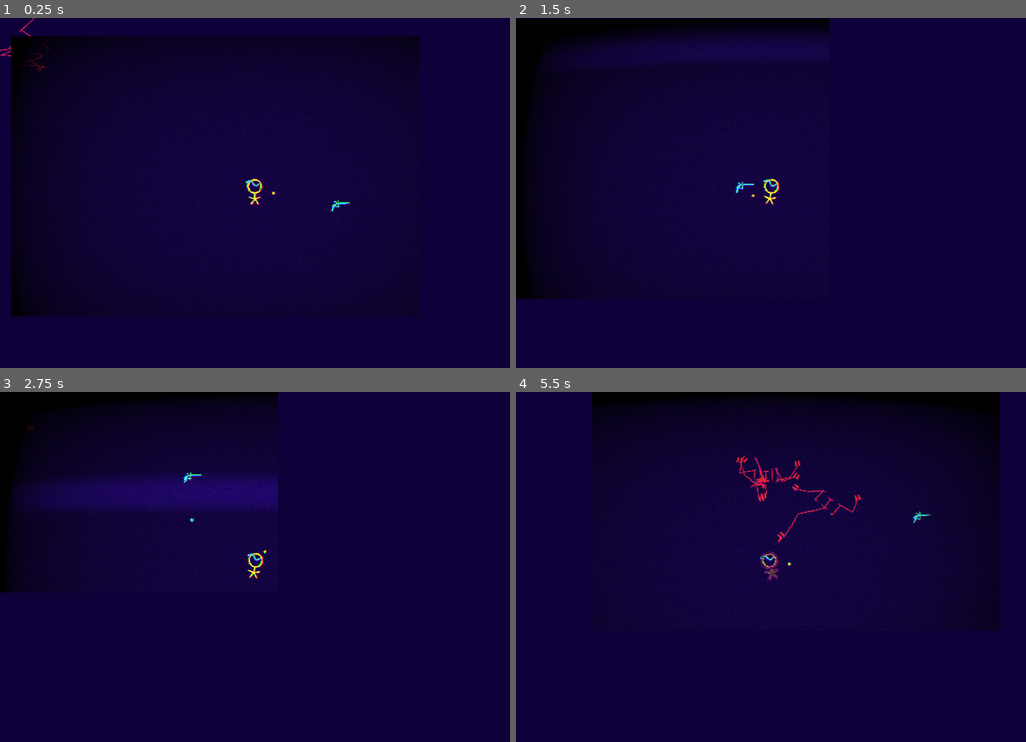
Above: before the commit, frames 1-4 (two rows, left to right).
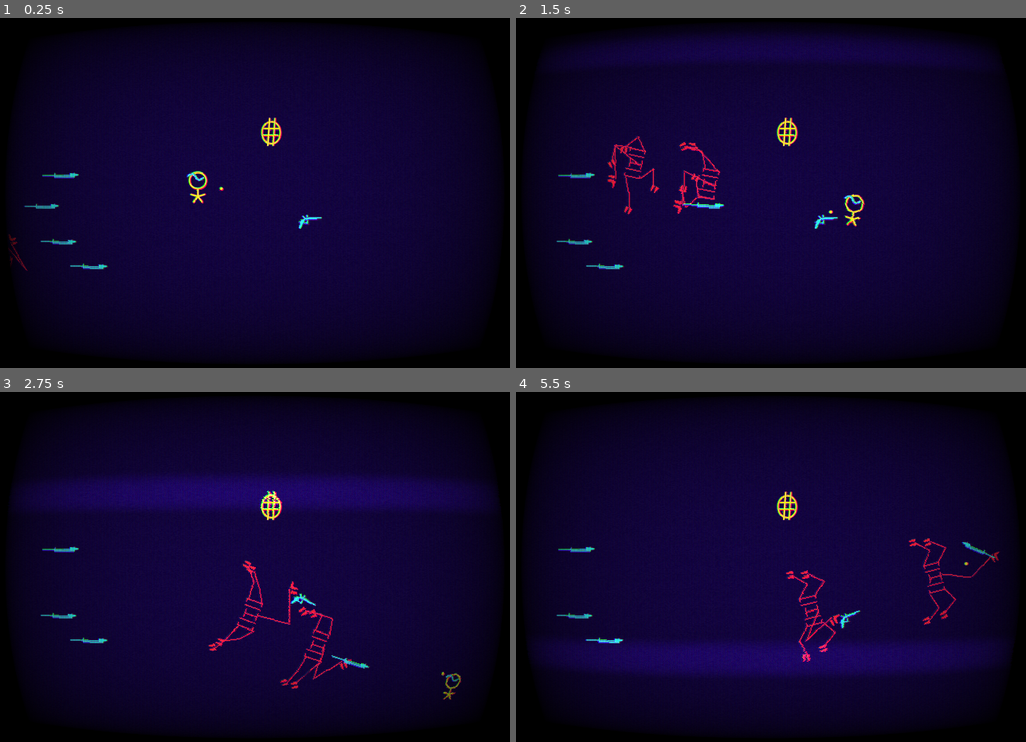
Above: after the commit, the same moments.

Repository: dollythecamus/GJPlus-Recife-2025-10
Game: Godot game, scene res://prototyping.tscn
The game is run twice, just before and just after one commit, with the same random seed, the same clock (stepped at 60 frames per second) and the same inputs. This scene is started directly instead of the project's main scene.
Inputs (mouse positions are in pixels of both pictures, inside the frame that each line leads up to):
- Up to frame 1 (0.25 s): no input
- Up to frame 2 (1.5 s): move the mouse to (883, 175) at 0.52 s; hold D (move_right) 0.53-1.28 s; click (883, 175) at 0.6 s; tap E (pick) at 0.8, 1.35 s; move the mouse to (669, 210) at 1.27 s; hold S (move_down) from 1.28 s (still down)
- Up to frame 3 (2.75 s): tap Space (roll) at 1.55, 2.1 s; move the mouse to (306, 490) at 2.02 s; release S (move_down) at 2.03 s; hold D (move_right) from 2.03 s (still down); click (306, 490) at 2.3 s
- Up to frame 4 (5.5 s): move the mouse to (745, 637) at 2.77 s; release D (move_right) at 2.78 s; hold W (move_up) 2.78-3.53 s; click (745, 637) at 2.85 s; tap E (pick) at 3.05, 3.6, 5.3 s; move the mouse to (924, 619) at 3.52 s; hold A (move_left) 3.53-5.03 s; tap Space (roll) at 3.8, 4.35 s; move the mouse to (618, 514) at 4.27 s; click (618, 514) at 4.55 s; move the mouse to (796, 567) at 5.02 s; hold S (move_down) from 5.03 s (still down); click (796, 567) at 5.1 s

The runs differ from the first frame. In frame 1, 23% of the frame differs, in the area x 0-100%, y 0-100%; in frame 2, 19%; in frame 3, 24%; in frame 4, 27%.

Commit message:
post jam 6

Diff:
--- a/gjp-godot-project/Enemy/AI/AI.gd
+++ b/gjp-godot-project/Enemy/AI/AI.gd
@@ -1,4 +1,5 @@
 extends Node
+class_name BotAI
 
 @onready var target = get_parent().target
 @onready var mover = get_parent().mover
--- a/gjp-godot-project/Enemy/builds/Arm.gd
+++ b/gjp-godot-project/Enemy/builds/Arm.gd
@@ -36,15 +36,13 @@
 	if n.target == null:
 		return
 
-	if picked:
+	if picked != null:
 		if rc >= release_cycle:
 			release()
 			rc = 0
 
-		iktarget.position = iktargetrest.position
-
 	if c >= attack_cycle:
-		if picked:
+		if picked != null:
 			var a = picked.get_node_or_null("Attack")
 			if a == null:
 				release()
@@ -52,8 +50,10 @@
 				a.attack()
 				if a is Shooter:
 					n.AI.do_ranged_mode()
+					iktarget.position = iktargetrest.position
 				else:
 					n.AI.do_melee_mode()
+					stab()
 		else:
 			stab()
 		c = 0
@@ -65,6 +65,7 @@
 	if picked:
 		picked.get_node("Pickable").release()
 		picked = null
+		n.AI.mode = BotAI.MODES.MELEE
 
 func stab():
 	var p = iktarget.global_position
--- a/gjp-godot-project/Enemy/builds/arm.tscn
+++ b/gjp-godot-project/Enemy/builds/arm.tscn
@@ -76,15 +76,16 @@
 [node name="arms" type="Node2D" parent="Skeleton"]
 
 [node name="arm10" type="Node2D" parent="Skeleton/arms"]
-rotation = 1.0432166
+rotation = 1.0432163
 scale = Vector2(0.99999976, 0.99999976)
 
 [node name="arm2" type="Node2D" parent="Skeleton/arms/arm10"]
-position = Vector2(37, -18)
-rotation = -1.0480853
+position = Vector2(37, -17.999998)
+rotation = -1.0480851
+scale = Vector2(0.99999994, 0.99999994)
 
 [node name="arm3" type="Node2D" parent="Skeleton/arms/arm10/arm2"]
-position = Vector2(-18.999996, -37)
+position = Vector2(-18.999996, -36.999996)
 
 [node name="l2" type="Label" parent="Skeleton/arms/arm10/arm2/arm3"]
 texture_filter = 1
--- a/gjp-godot-project/Objects/Weapons/blastgun.tscn
+++ b/gjp-godot-project/Objects/Weapons/blastgun.tscn
@@ -2,11 +2,11 @@
 
 [ext_resource type="Script" uid="uid://c06bwdrxfw41f" path="res://Scripts/point.gd" id="1_igdab"]
 [ext_resource type="LabelSettings" uid="uid://dmim8nkbsapak" path="res://Objects/Weapons/weapons.tres" id="2_n1ebl"]
+[ext_resource type="Script" uid="uid://cweog4vcvfmuc" path="res://Scripts/rate.gd" id="3_lec0r"]
 [ext_resource type="Script" uid="uid://dvttpxrkbop7h" path="res://Scripts/pickable.gd" id="3_nlyoc"]
 [ext_resource type="Script" uid="uid://brtc2oowy8obq" path="res://Scripts/move.gd" id="4_v83hv"]
 [ext_resource type="Script" uid="uid://cyu3wkwgwcpgk" path="res://Objects/Weapons/shooter.gd" id="5_qetip"]
 [ext_resource type="PackedScene" uid="uid://7lgnorjhco0c" path="res://Objects/Weapons/Projectiles/blastBullet.tscn" id="6_igdab"]
-[ext_resource type="PackedScene" uid="uid://q51seqx2xlt" path="res://Objects/Weapons/rate.tscn" id="7_5ygeh"]
 [ext_resource type="AudioStream" uid="uid://b2dx4vrslyhu7" path="res://Sound/sfx/Audio 7.mp3" id="8_lec0r"]
 
 [sub_resource type="CircleShape2D" id="CircleShape2D_7fmhn"]
@@ -194,9 +194,10 @@
 [node name="point" type="Node2D" parent="Pointer"]
 position = Vector2(49, 0)
 
-[node name="Rate" parent="Pointer" instance=ExtResource("7_5ygeh")]
+[node name="Rate" type="Node2D" parent="Pointer"]
 visible = false
 position = Vector2(43, 0)
+script = ExtResource("3_lec0r")
 color = Color(0.74509805, 0.08235294, 0.8784314, 1)
 
 [node name="Pickable" type="Area2D" parent="." node_paths=PackedStringArray("move", "point")]
--- a/gjp-godot-project/Objects/Weapons/melee.tscn
+++ b/gjp-godot-project/Objects/Weapons/melee.tscn
@@ -128,8 +128,8 @@
 script = ExtResource("4_l1odu")
 inertia = NodePath("../Pointer/Inertia")
 speed = 500.0
-acceleration = 1100.0
-friction = 0.94
+acceleration = 1500.0
+friction = 0.82
 metadata/_custom_type_script = "uid://brtc2oowy8obq"
 
 [node name="Attack" type="Node" parent="." node_paths=PackedStringArray("pointer", "mover")]
--- a/gjp-godot-project/Objects/Weapons/pistol.tscn
+++ b/gjp-godot-project/Objects/Weapons/pistol.tscn
@@ -1,12 +1,12 @@
 [gd_scene load_steps=10 format=3 uid="uid://g1jidhsjrkag"]
 
 [ext_resource type="Script" uid="uid://c06bwdrxfw41f" path="res://Scripts/point.gd" id="2_wqlkq"]
+[ext_resource type="Script" uid="uid://cweog4vcvfmuc" path="res://Scripts/rate.gd" id="3_3nlhr"]
 [ext_resource type="LabelSettings" uid="uid://dmim8nkbsapak" path="res://Objects/Weapons/weapons.tres" id="3_i040i"]
 [ext_resource type="Script" uid="uid://dvttpxrkbop7h" path="res://Scripts/pickable.gd" id="4_041lk"]
 [ext_resource type="Script" uid="uid://brtc2oowy8obq" path="res://Scripts/move.gd" id="5_f87xa"]
 [ext_resource type="Script" uid="uid://cyu3wkwgwcpgk" path="res://Objects/Weapons/shooter.gd" id="6_wqlkq"]
 [ext_resource type="PackedScene" uid="uid://b8ahs3owuq1lg" path="res://Objects/Weapons/Projectiles/bullet1.tscn" id="7_i040i"]
-[ext_resource type="PackedScene" uid="uid://q51seqx2xlt" path="res://Objects/Weapons/rate.tscn" id="7_nfamr"]
 [ext_resource type="AudioStream" uid="uid://cxlfx6rw3egby" path="res://Sound/sfx/Audio 5.mp3" id="8_3nlhr"]
 
 [sub_resource type="CircleShape2D" id="CircleShape2D_7fmhn"]
@@ -132,9 +132,11 @@
 [node name="Node2D" type="Node2D" parent="Pointer"]
 position = Vector2(15, -4)
 
-[node name="Rate" parent="Pointer/Node2D" instance=ExtResource("7_nfamr")]
+[node name="Rate" type="Node2D" parent="Pointer/Node2D"]
 position = Vector2(21, 0)
+script = ExtResource("3_3nlhr")
 clock_display = 1
+color = Color(0.8898623, 0.100901015, 0.493577, 1)
 radius = 6
 
 [node name="Pickable" type="Area2D" parent="." node_paths=PackedStringArray("move", "point")]
--- a/gjp-godot-project/Objects/Weapons/rate.tscn
+++ /dev/null
@@ -1,7 +0,0 @@
-[gd_scene load_steps=2 format=3 uid="uid://q51seqx2xlt"]
-
-[ext_resource type="Script" uid="uid://cweog4vcvfmuc" path="res://Objects/Weapons/rate.gd" id="1_sm16p"]
-
-[node name="Rate" type="Node2D"]
-script = ExtResource("1_sm16p")
-color = Color(0.8898623, 0.100901015, 0.493577, 1)
--- a/gjp-godot-project/Objects/upgrade.gd
+++ b/gjp-godot-project/Objects/upgrade.gd
@@ -1,6 +1,8 @@
 extends Node2D
+
+@export var upgrade : = ""
 
 func _on_pickable_picked(node) -> void:
 	if node is PlayerControls:
-		node.upgrade("Roll") # adds 3 health to the player (but the bots can also pick it up, unlikely
+		node.upgrade(upgrade) # adds 3 health to the player (but the bots can also pick it up, unlikely
 		queue_free()
--- a/gjp-godot-project/Objects/upgrade.tscn
+++ b/gjp-godot-project/Objects/upgrade.tscn
@@ -11,6 +11,7 @@
 
 [node name="Upgrade" type="Node2D"]
 script = ExtResource("1_r66w8")
+upgrade = "Roll"
 
 [node name="Pointer" type="Node2D" parent="."]
 script = ExtResource("2_krvvl")
--- a/gjp-godot-project/Scripts/roll.gd
+++ b/gjp-godot-project/Scripts/roll.gd
@@ -16,21 +16,24 @@
 var duration = .4
 var length = 1000
 
+var rate = Rate.new()
+
 func _ready() -> void:
+	n.add_child(rate)
 	n.add_child(roll_visual)
 	roll_visual.hide()
 
 func roll():
+	if rate.waiting:
+		return
+
 	visual.hide()
 	roll_visual.show()
-	var t = get_tree().create_tween()
 
-	t.tween_property(roll_visual, "rotation", 180, duration/3)
-	t.chain().tween_property(roll_visual, "rotation", 0, duration/3)
-
+	rate.start(duration)
 	move.mag(1000)
 
-	await t.finished
+	await rate.done
 
 	roll_visual.hide()
 	visual.show()
--- a/gjp-godot-project/globals.gd
+++ b/gjp-godot-project/globals.gd
@@ -18,27 +18,33 @@
 
 const progression = [
 	"weapon:melee",
-	"power:upgrade",
 	"enemy:ZeroI:1",
 	"story:the monsters kill me",
 	"enemy:ZeroII:1",
 	"power:healthpack",
-	"weapon:pistol",
-	"enemy:ZeroII:3",
+	"enemy:ZeroII:2",
 	"story:saw what is beyond life",
 	"enemy:ZeroIII:1",
-	"weapon:blastgun",
+	"enemy:ZeroII:2",
+	"weapon:pistol",
 	"power:healthpack",
 	"enemy:ZeroIV:1",
 	"story:where and when am I?",
+	"power:upgrade",
 	"enemy:ZeroIV:2",
 	"enemy:ZeroV:1",
 	"power:healthpack",
 	"enemy:ZeroVI:1",
+	"weapon:blastgun",
 	"story:terrorized by the Beyond",
 	"enemy:ZeroVI:1",
 	"power:healthpack",
 	"enemy:ZeroVII:1",
+	"weapon:blastgun",
+	"enemy:ZeroIV:1",
+	"enemy:ZeroVII:1,enemy:ZeroIV:1",
+	"power:healthpack",
+	"enemy:ZeroV:2",
 ]
 
 const ENEMY = "enemy"
--- a/gjp-godot-project/prototyping.gd
+++ b/gjp-godot-project/prototyping.gd
@@ -5,6 +5,8 @@
 const separator = 60
 
 func _ready() -> void:
+	return
+
 	spawn_enemy("ZeroII", 2)
 	await get_tree().create_timer(2.0).timeout
 	spawn_enemy("ZeroVI", 1)
--- a/gjp-godot-project/prototyping.tscn
+++ b/gjp-godot-project/prototyping.tscn
@@ -1,22 +1,260 @@
-[gd_scene load_steps=4 format=3 uid="uid://coj7d070c25ue"]
+[gd_scene load_steps=17 format=3 uid="uid://coj7d070c25ue"]
 
 [ext_resource type="Script" uid="uid://benal3xfughne" path="res://prototyping.gd" id="1_cxwu1"]
 [ext_resource type="PackedScene" uid="uid://27ex2tehfssw" path="res://Player/player.tscn" id="1_v7tyh"]
+[ext_resource type="PackedScene" uid="uid://cv4xqjfglbvhk" path="res://Objects/upgrade.tscn" id="4_44wxn"]
 [ext_resource type="PackedScene" uid="uid://g1jidhsjrkag" path="res://Objects/Weapons/pistol.tscn" id="5_imp1g"]
+[ext_resource type="PackedScene" uid="uid://bc8xhsymu8msk" path="res://Enemy/bases/base2.tscn" id="5_pgtm1"]
+[ext_resource type="PackedScene" uid="uid://djvxh5kwqm6x" path="res://Objects/Weapons/melee.tscn" id="6_pgtm1"]
+
+[sub_resource type="SkeletonModification2DCCDIK" id="SkeletonModification2DCCDIK_snyu1"]
+target_nodepath = NodePath("../t1R")
+tip_nodepath = NodePath("root/leg0/leg1/leg2")
+ccdik_data_chain_length = 2
+joint_data/0/bone_index = 1
+joint_data/0/bone2d_node = NodePath("root/leg0")
+joint_data/0/rotate_from_joint = false
+joint_data/0/enable_constraint = false
+joint_data/0/editor_draw_gizmo = false
+joint_data/1/bone_index = 2
+joint_data/1/bone2d_node = NodePath("root/leg0/leg1")
+joint_data/1/rotate_from_joint = false
+joint_data/1/enable_constraint = false
+joint_data/1/editor_draw_gizmo = false
+
+[sub_resource type="SkeletonModification2DCCDIK" id="SkeletonModification2DCCDIK_eratf"]
+target_nodepath = NodePath("../t1L")
+tip_nodepath = NodePath("root/leg1/leg1/leg2")
+ccdik_data_chain_length = 2
+joint_data/0/bone_index = 4
+joint_data/0/bone2d_node = NodePath("root/leg1")
+joint_data/0/rotate_from_joint = false
+joint_data/0/enable_constraint = false
+joint_data/0/editor_draw_gizmo = false
+joint_data/1/bone_index = 5
+joint_data/1/bone2d_node = NodePath("root/leg1/leg1")
+joint_data/1/rotate_from_joint = false
+joint_data/1/enable_constraint = false
+joint_data/1/editor_draw_gizmo = false
+
+[sub_resource type="SkeletonModification2DCCDIK" id="SkeletonModification2DCCDIK_626rt"]
+target_nodepath = NodePath("../t2R")
+tip_nodepath = NodePath("root/leg2/leg1/leg2")
+ccdik_data_chain_length = 2
+joint_data/0/bone_index = 7
+joint_data/0/bone2d_node = NodePath("root/leg2")
+joint_data/0/rotate_from_joint = false
+joint_data/0/enable_constraint = false
+joint_data/0/editor_draw_gizmo = false
+joint_data/1/bone_index = 8
+joint_data/1/bone2d_node = NodePath("root/leg2/leg1")
+joint_data/1/rotate_from_joint = false
+joint_data/1/enable_constraint = false
+joint_data/1/editor_draw_gizmo = false
+
+[sub_resource type="SkeletonModification2DCCDIK" id="SkeletonModification2DCCDIK_o7f6j"]
+target_nodepath = NodePath("../t2L")
+tip_nodepath = NodePath("root/leg3/leg1/leg2")
+ccdik_data_chain_length = 2
+joint_data/0/bone_index = 10
+joint_data/0/bone2d_node = NodePath("root/leg3")
+joint_data/0/rotate_from_joint = false
+joint_data/0/enable_constraint = false
+joint_data/0/editor_draw_gizmo = false
+joint_data/1/bone_index = 11
+joint_data/1/bone2d_node = NodePath("root/leg3/leg1")
+joint_data/1/rotate_from_joint = false
+joint_data/1/enable_constraint = false
+joint_data/1/editor_draw_gizmo = false
+
+[sub_resource type="SkeletonModificationStack2D" id="SkeletonModificationStack2D_b1uta"]
+resource_local_to_scene = true
+modification_count = 4
+modifications/0 = SubResource("SkeletonModification2DCCDIK_snyu1")
+modifications/1 = SubResource("SkeletonModification2DCCDIK_eratf")
+modifications/2 = SubResource("SkeletonModification2DCCDIK_626rt")
+modifications/3 = SubResource("SkeletonModification2DCCDIK_o7f6j")
+
+[sub_resource type="SkeletonModification2DCCDIK" id="SkeletonModification2DCCDIK_imp1g"]
+target_nodepath = NodePath("../t1R")
+tip_nodepath = NodePath("root/leg0/leg1/leg2")
+ccdik_data_chain_length = 2
+joint_data/0/bone_index = 1
+joint_data/0/bone2d_node = NodePath("root/leg0")
+joint_data/0/rotate_from_joint = false
+joint_data/0/enable_constraint = false
+joint_data/0/editor_draw_gizmo = false
+joint_data/1/bone_index = 2
+joint_data/1/bone2d_node = NodePath("root/leg0/leg1")
+joint_data/1/rotate_from_joint = false
+joint_data/1/enable_constraint = false
+joint_data/1/editor_draw_gizmo = false
+
+[sub_resource type="SkeletonModification2DCCDIK" id="SkeletonModification2DCCDIK_pgtm1"]
+target_nodepath = NodePath("../t1L")
+tip_nodepath = NodePath("root/leg1/leg1/leg2")
+ccdik_data_chain_length = 2
+joint_data/0/bone_index = 4
+joint_data/0/bone2d_node = NodePath("root/leg1")
+joint_data/0/rotate_from_joint = false
+joint_data/0/enable_constraint = false
+joint_data/0/editor_draw_gizmo = false
+joint_data/1/bone_index = 5
+joint_data/1/bone2d_node = NodePath("root/leg1/leg1")
+joint_data/1/rotate_from_joint = false
+joint_data/1/enable_constraint = false
+joint_data/1/editor_draw_gizmo = false
+
+[sub_resource type="SkeletonModification2DCCDIK" id="SkeletonModification2DCCDIK_b1uta"]
+target_nodepath = NodePath("../t2R")
+tip_nodepath = NodePath("root/leg2/leg1/leg2")
+ccdik_data_chain_length = 2
+joint_data/0/bone_index = 7
+joint_data/0/bone2d_node = NodePath("root/leg2")
+joint_data/0/rotate_from_joint = false
+joint_data/0/enable_constraint = false
+joint_data/0/editor_draw_gizmo = false
+joint_data/1/bone_index = 8
+joint_data/1/bone2d_node = NodePath("root/leg2/leg1")
+joint_data/1/rotate_from_joint = false
+joint_data/1/enable_constraint = false
+joint_data/1/editor_draw_gizmo = false
+
+[sub_resource type="SkeletonModification2DCCDIK" id="SkeletonModification2DCCDIK_6w5po"]
+target_nodepath = NodePath("../t2L")
+tip_nodepath = NodePath("root/leg3/leg1/leg2")
+ccdik_data_chain_length = 2
+joint_data/0/bone_index = 10
+joint_data/0/bone2d_node = NodePath("root/leg3")
+joint_data/0/rotate_from_joint = false
+joint_data/0/enable_constraint = false
+joint_data/0/editor_draw_gizmo = false
+joint_data/1/bone_index = 11
+joint_data/1/bone2d_node = NodePath("root/leg3/leg1")
+joint_data/1/rotate_from_joint = false
+joint_data/1/enable_constraint = false
+joint_data/1/editor_draw_gizmo = false
+
+[sub_resource type="SkeletonModificationStack2D" id="SkeletonModificationStack2D_olbv0"]
+resource_local_to_scene = true
+modification_count = 4
+modifications/0 = SubResource("SkeletonModification2DCCDIK_imp1g")
+modifications/1 = SubResource("SkeletonModification2DCCDIK_pgtm1")
+modifications/2 = SubResource("SkeletonModification2DCCDIK_b1uta")
+modifications/3 = SubResource("SkeletonModification2DCCDIK_6w5po")
 
 [node name="Node2D" type="Node2D"]
 script = ExtResource("1_cxwu1")
 
+[node name="Pistol" parent="." instance=ExtResource("5_imp1g")]
+position = Vector2(363, 251)
+
 [node name="Player" parent="." instance=ExtResource("1_v7tyh")]
-position = Vector2(382, 246)
-
-[node name="Health" parent="Player" index="1"]
-health = 50
-
-[node name="Camera2D" type="Camera2D" parent="Player"]
-zoom = Vector2(0.8, 0.8)
-
-[node name="Pistol" parent="." instance=ExtResource("5_imp1g")]
-position = Vector2(487, 262)
-
-[editable path="Player"]
+position = Vector2(252, 215)
+
+[node name="Upgrade" parent="." instance=ExtResource("4_44wxn")]
+position = Vector2(340, 149)
+
+[node name="Enemy" parent="." node_paths=PackedStringArray("target") instance=ExtResource("5_pgtm1")]
+position = Vector2(-113, 171)
+target = NodePath("../Player")
+
+[node name="Build" parent="Enemy" index="6"]
+build_ready = "ZeroV"
+
+[node name="Skeleton2D" parent="Enemy" index="7"]
+modification_stack = SubResource("SkeletonModificationStack2D_b1uta")
+
+[node name="leg1" parent="Enemy/Skeleton2D/root" index="1"]
+scale = Vector2(0.9999983, 0.9999983)
+
+[node name="leg1" parent="Enemy/visual/root/leg0" index="0"]
+position = Vector2(12, -16)
+
+[node name="leg2" parent="Enemy/visual/root/leg0/leg1" index="0"]
+position = Vector2(11, 16.999985)
+
+[node name="leg1" parent="Enemy/visual/root" index="1"]
+scale = Vector2(0.9999983, 0.9999983)
+
+[node name="leg2" parent="Enemy/visual/root/leg1/leg1" index="0"]
+position = Vector2(-13.000015, 16)
+
+[node name="leg2" parent="Enemy/visual/root" index="2"]
+position = Vector2(18.000061, 12.000015)
+
+[node name="leg1" parent="Enemy/visual/root/leg2" index="0"]
+position = Vector2(13.000008, -15)
+
+[node name="leg2" parent="Enemy/visual/root/leg2/leg1" index="0"]
+position = Vector2(13, 15.000015)
+
+[node name="leg3" parent="Enemy/visual/root" index="3"]
+position = Vector2(-17.000046, 13.000015)
+
+[node name="leg1" parent="Enemy/visual/root/leg3" index="0"]
+position = Vector2(-12, -15.999985)
+
+[node name="leg2" parent="Enemy/visual/root/leg3/leg1" index="0"]
+position = Vector2(-13, 14.999985)
+
+[node name="Enemy2" parent="." node_paths=PackedStringArray("target") instance=ExtResource("5_pgtm1")]
+position = Vector2(-29, 314)
+target = NodePath("../Player")
+
+[node name="Build" parent="Enemy2" index="6"]
+build_ready = "ZeroV"
+
+[node name="Skeleton2D" parent="Enemy2" index="7"]
+modification_stack = SubResource("SkeletonModificationStack2D_olbv0")
+
+[node name="leg1" parent="Enemy2/Skeleton2D/root" index="1"]
+scale = Vector2(0.9999982, 0.9999982)
+
+[node name="leg1" parent="Enemy2/visual/root/leg0" index="0"]
+position = Vector2(12.000008, -16)
+
+[node name="leg2" parent="Enemy2/visual/root/leg0/leg1" index="0"]
+position = Vector2(10.999994, 17.00003)
+
+[node name="leg1" parent="Enemy2/visual/root" index="1"]
+scale = Vector2(0.9999982, 0.9999982)
+
+[node name="leg1" parent="Enemy2/visual/root/leg1" index="0"]
+position = Vector2(-14, -16.99997)
+
+[node name="leg2" parent="Enemy2/visual/root/leg1/leg1" index="0"]
+position = Vector2(-13, 15.999908)
+
+[node name="leg2" parent="Enemy2/visual/root" index="2"]
+position = Vector2(18.000061, 12.0000305)
+
+[node name="leg1" parent="Enemy2/visual/root/leg2" index="0"]
+position = Vector2(13.000008, -15)
+
+[node name="leg2" parent="Enemy2/visual/root/leg2/leg1" index="0"]
+position = Vector2(12.999996, 14.9999695)
+
+[node name="leg3" parent="Enemy2/visual/root" index="3"]
+position = Vector2(-17.000046, 13.0000305)
+
+[node name="leg1" parent="Enemy2/visual/root/leg3" index="0"]
+position = Vector2(-12.000008, -16)
+
+[node name="leg2" parent="Enemy2/visual/root/leg3/leg1" index="0"]
+position = Vector2(-13, 15)
+
+[node name="Sword" parent="." instance=ExtResource("6_pgtm1")]
+position = Vector2(46, 198)
+
+[node name="Sword2" parent="." instance=ExtResource("6_pgtm1")]
+position = Vector2(81, 310)
+
+[node name="Sword3" parent="." instance=ExtResource("6_pgtm1")]
+position = Vector2(20, 236)
+
+[node name="Sword4" parent="." instance=ExtResource("6_pgtm1")]
+position = Vector2(42, 280)
+
+[editable path="Enemy"]
+[editable path="Enemy2"]
Renamed: gjp-godot-project/Objects/Weapons/rate.gd -> gjp-godot-project/Scripts/rate.gd
Renamed: gjp-godot-project/Objects/Weapons/rate.gd.uid -> gjp-godot-project/Scripts/rate.gd.uid
